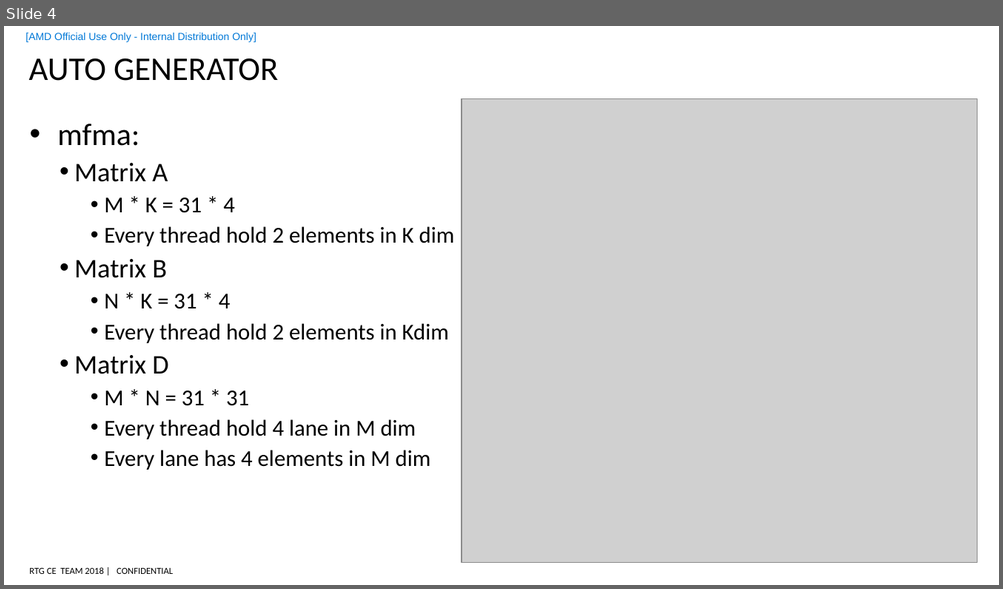
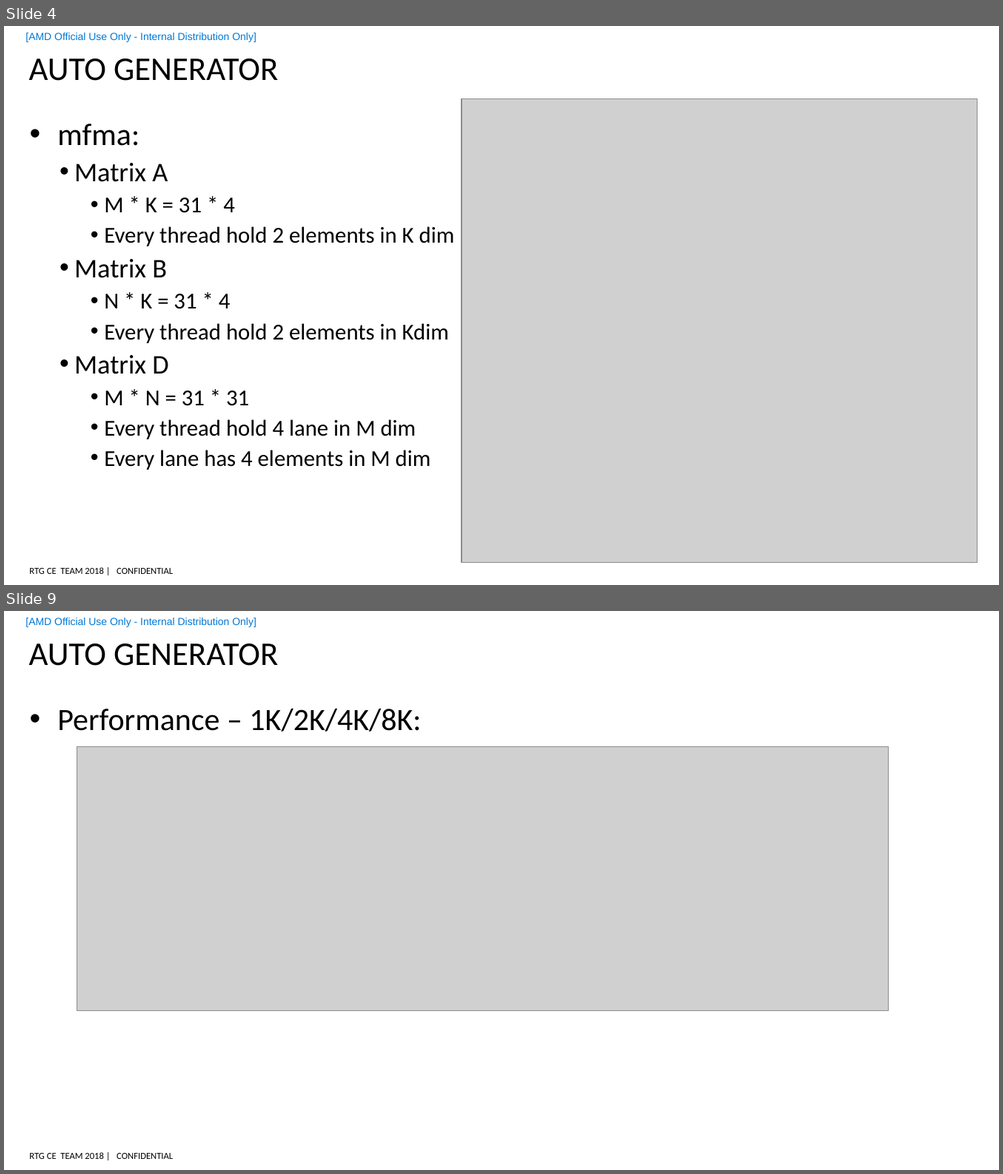
Before and after one commit to feifei14119/TensileLite, a slide deck: doc/mfma gemm.pptx. Shown one above the other, each under a label of ours: slide 4 before the commit, slides 4 and 9 after it; the slides between them are not shown. The pictures are 1003x589 and 1003x1174 pixels, drawn with LibreOffice and Linux fonts; fonts in the diff are those of the drawing; grey boxes stand for pictures; background and template pictures are left out. Boxes give left, top, right and bottom in pixels: in the first picture for what was removed or moved away, otherwise in the second. Text is boxed around its words. In the diff, an @@ line names an element or a change of style, - is before the commit and + after.

Commit message:
enable large MT and DU, re-test performance

```diff
--- a/doc/mfma gemm.pptx
+++ b/doc/mfma gemm.pptx
@@ slide 9 added at bbox=[4, 611, 999, 1170], background #FFFFFF; not listed: 3 template elements that a slide beside it also shows @@
@@ title added at bbox=[29, 644, 278, 666], 32 pt, text #000000 @@
+AUTO GENERATOR
@@ text added at bbox=[57, 709, 421, 732], 30 pt, text #000000 @@
+• Performance – 1K/2K/4K/8K:
@@ picture added at bbox=[77, 747, 888, 1011] @@
```
Also in this commit, not shown: 1 slide changed, 6 other slides added, 5 other files.
